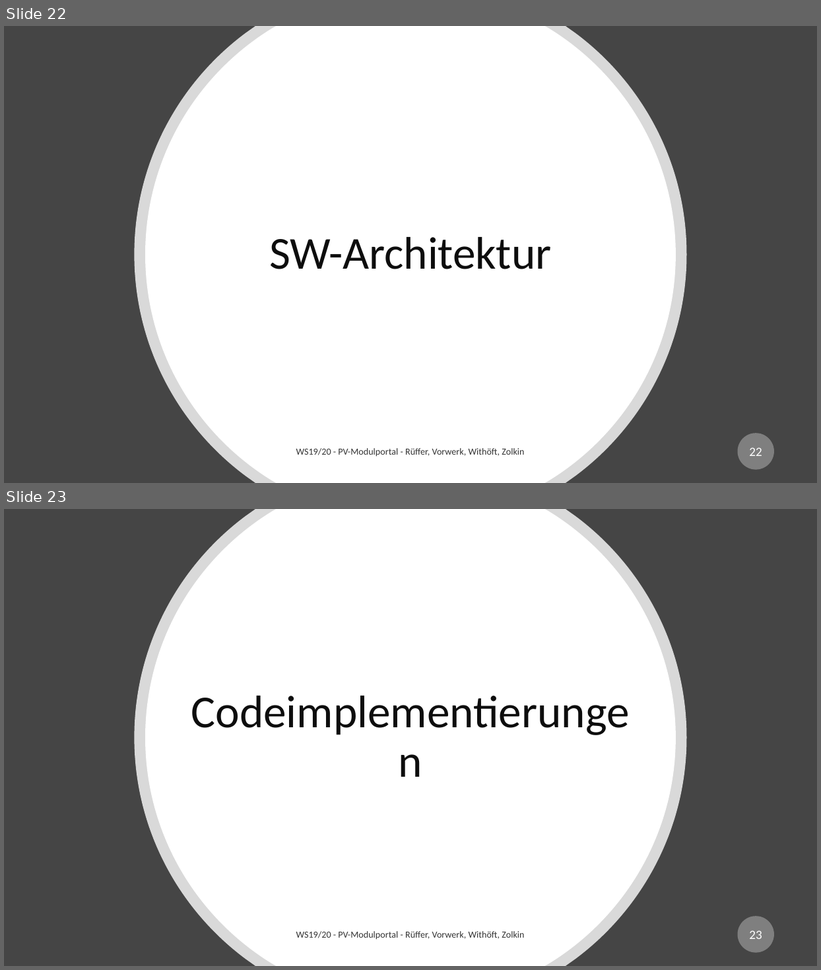
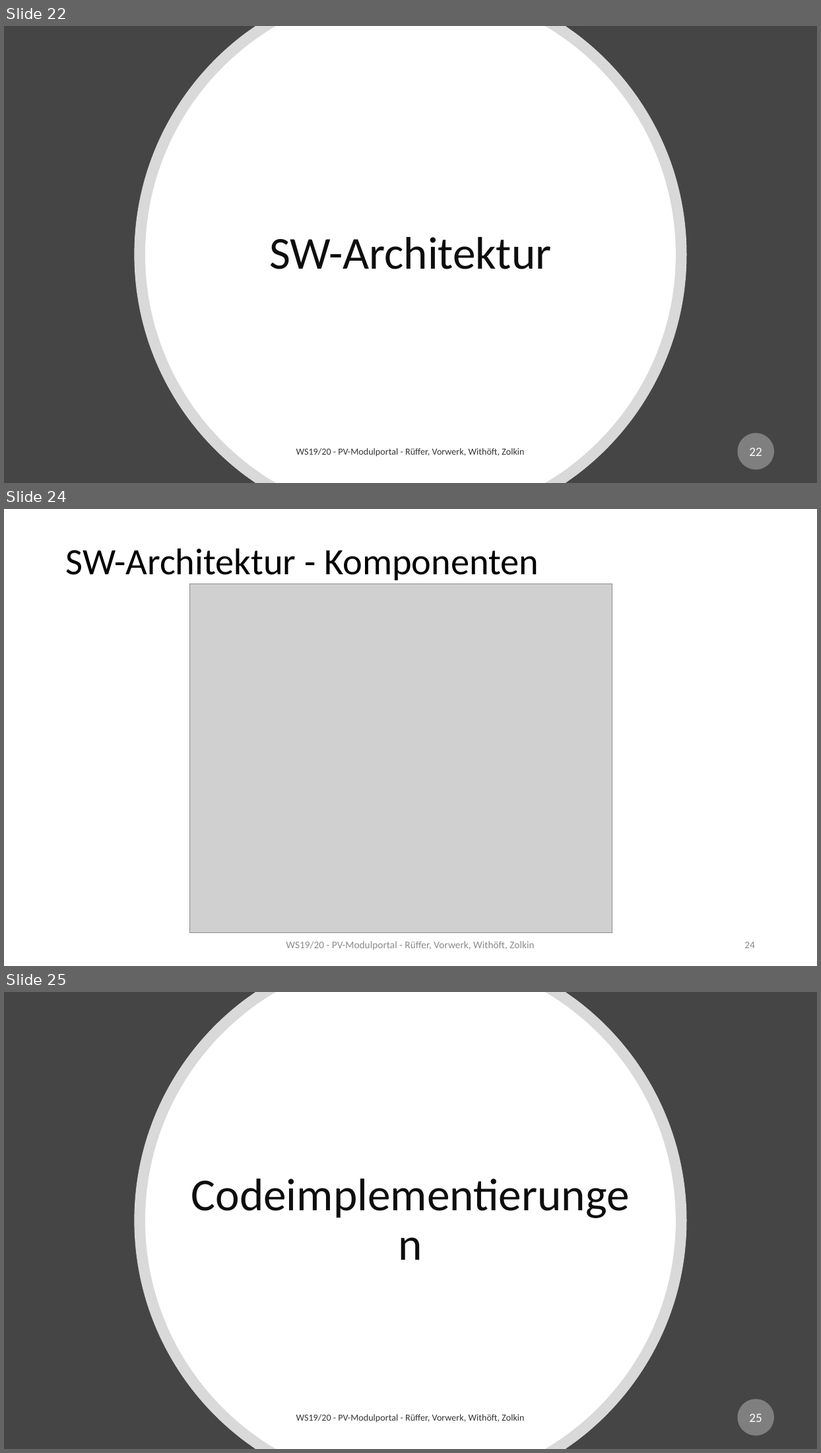
Before and after one commit to mwithoeft/Webengineering, a slide deck: docs/Seminarvortrag.pptx. Shown one above the other, each under a label of ours: slides 22 and 23 before the commit, slides 22, 24 and 25 after it; the slides between them are not shown. The pictures are 821x970 and 821x1453 pixels, drawn with LibreOffice and Linux fonts; fonts in the diff are those of the drawing; grey boxes stand for pictures. Boxes give left, top, right and bottom in pixels: in the first picture for what was removed or moved away, otherwise in the second. Text is boxed around its words. In the diff, an @@ line names an element or a change of style, - is before the commit and + after.

```diff
--- a/docs/Seminarvortrag.pptx
+++ b/docs/Seminarvortrag.pptx
@@ slide 24 added at (x1=4, y1=509, x2=817, y2=966), background #FFFFFF @@
@@ title added at (x1=66, y1=548, x2=539, y2=580), 44 pt, text #000000 @@
+SW-Architektur - Komponenten
@@ picture added at (x1=190, y1=584, x2=612, y2=933) @@
@@ text added at (x1=286, y1=941, x2=534, y2=950), 12 pt, text #8C8C8C @@
+WS19/20 - PV-Modulportal - Rüffer, Vorwerk, Withöft, Zolkin
@@ page number added at (x1=745, y1=942, x2=755, y2=949), 12 pt, text #8C8C8C @@
+24
@@ what was slide 23 is now slide 25 @@
@@ page number at (x1=749, y1=1414, x2=762, y2=1422): text changed @@
-23
+25
```
Also in this commit, not shown: 1 other slide added, 1 other file.
